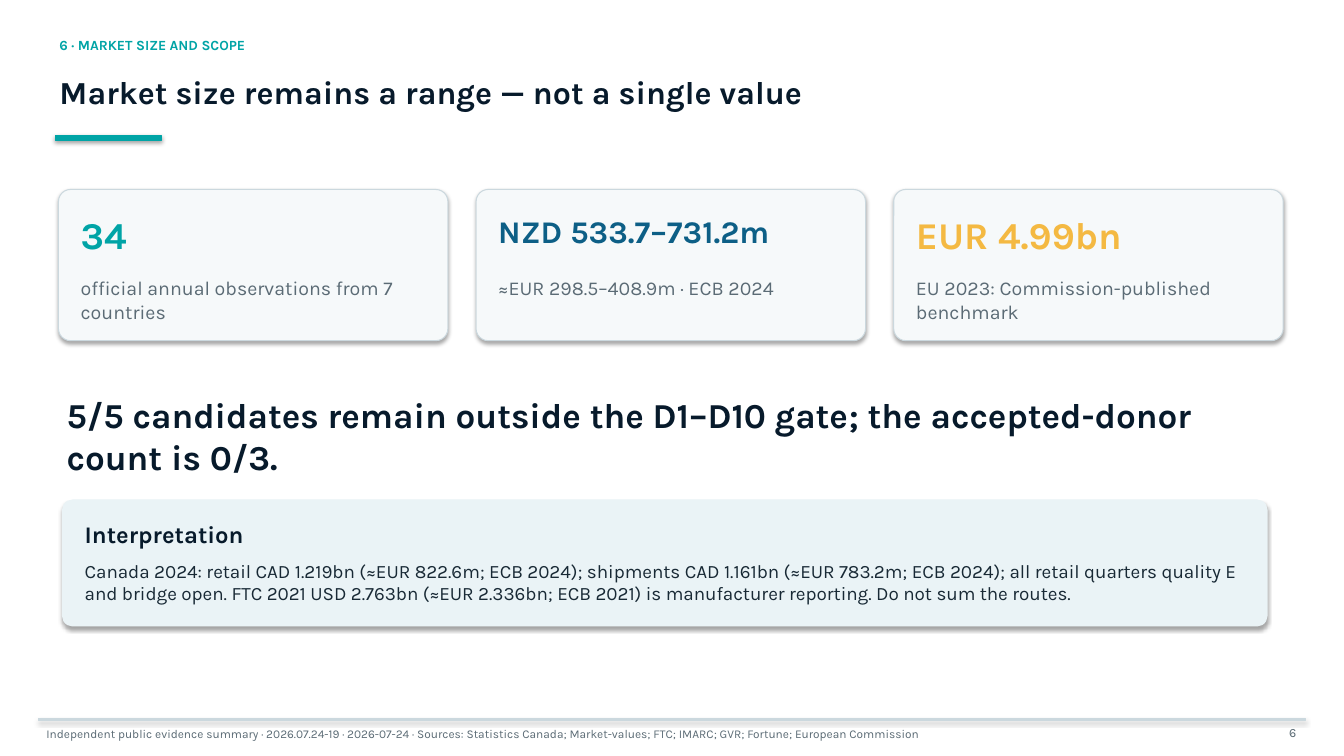
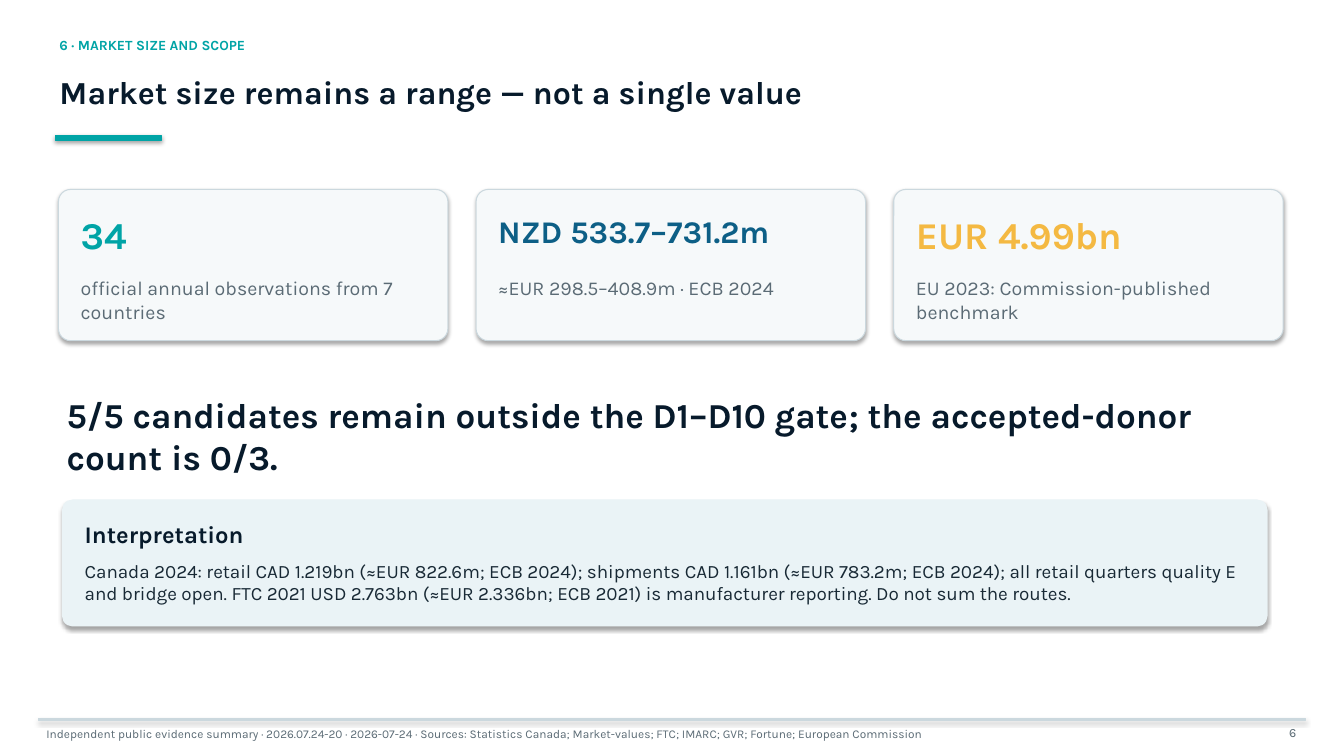
Before and after one commit to jounirautio78-ops/pixan-global-market-evidence-public, a slide deck: slide 6 of site/downloads/pixan-bank-deck-medium-en.pptx. Drawn at 1344x756 pixels with LibreOffice and Linux fonts; fonts in the diff are those of the drawing. Boxes give left, top, right and bottom in pixels: in the first picture for what was removed or moved away, otherwise in the second. Text is boxed around its words. In the diff, an @@ line names an element or a change of style, - is before the commit and + after.

Commit message:
Publish global authority research model v20
Publish the six-layer global authority evidence model, Germany benchmark gate, current request/vendor status, and refreshed bilingual lender artifacts.

```diff
--- a/site/downloads/pixan-bank-deck-medium-en.pptx
+++ b/site/downloads/pixan-bank-deck-medium-en.pptx
@@ text at [46,730,921,741]: text changed @@
-Independent public evidence summary · 2026.07.24-19 · 2026-07-24 · Sources: Statistics Canada; Market-values; FTC; IMARC; GVR; Fortune; European Commission
+Independent public evidence summary · 2026.07.24-20 · 2026-07-24 · Sources: Statistics Canada; Market-values; FTC; IMARC; GVR; Fortune; European Commission
```
Also in this commit, not shown: 11 other slides changed, 46 other files.
